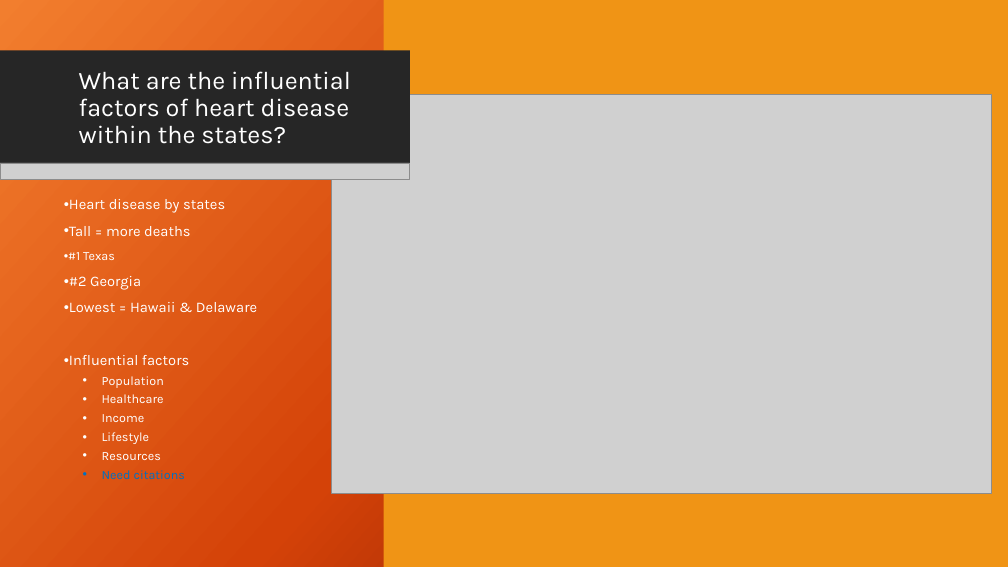
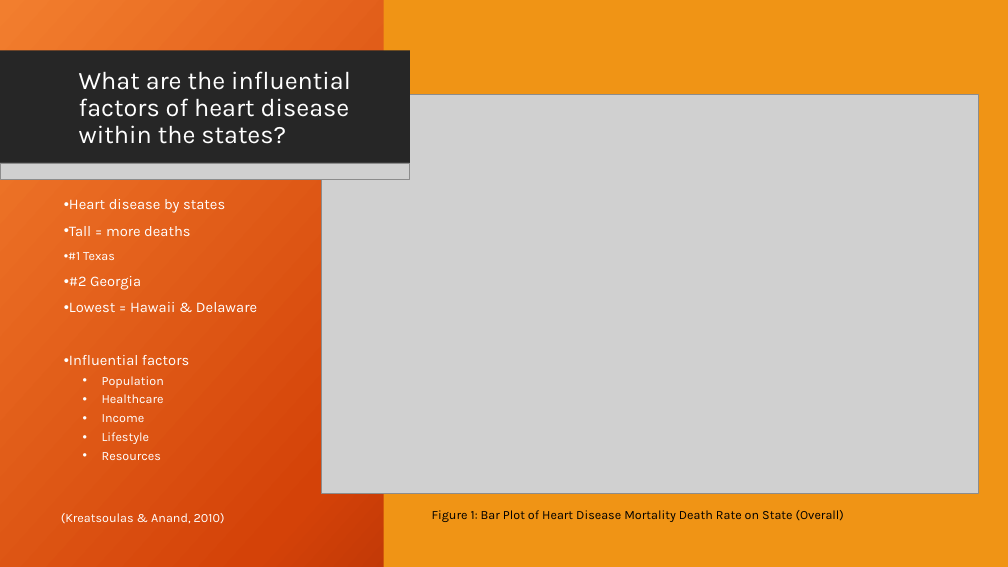
Before and after one commit to Aaron-m-ram/end-to-end-statistical-analysis, a slide deck: slide 5 of Final PP V1.pptx. Drawn at 1008x567 pixels with LibreOffice and Linux fonts; fonts in the diff are those of the drawing; grey boxes stand for pictures; background and template pictures are left out. Boxes give left, top, right and bottom in pixels: in the first picture for what was removed or moved away, otherwise in the second. Text is boxed around its words. In the diff, an @@ line names an element or a change of style, - is before the commit and + after.

Commit message:
Update PPT
This is the final version, I hope. I added Figure titles, Changed citation to References, added references, and in-cite citation. I also change the photo on the 2nd slide.

```diff
--- a/Final PP V1.pptx
+++ b/Final PP V1.pptx
@@ picture: place and size @@
-picture at (332,95,992,494)
+picture at (321,95,979,494)
@@ text at (102,470,185,479): paragraph removed @@
-  • Need citations
@@ text added at (61,513,225,524), 12 pt, text #FFFFFF @@
+(Kreatsoulas & Anand, 2010)
@@ text added at (432,510,844,522), 12 pt, text #000000 @@
+Figure 1: Bar Plot of Heart Disease Mortality Death Rate on State (Overall)
```
Also in this commit, not shown: 11 other slides changed, 1 slide added.
